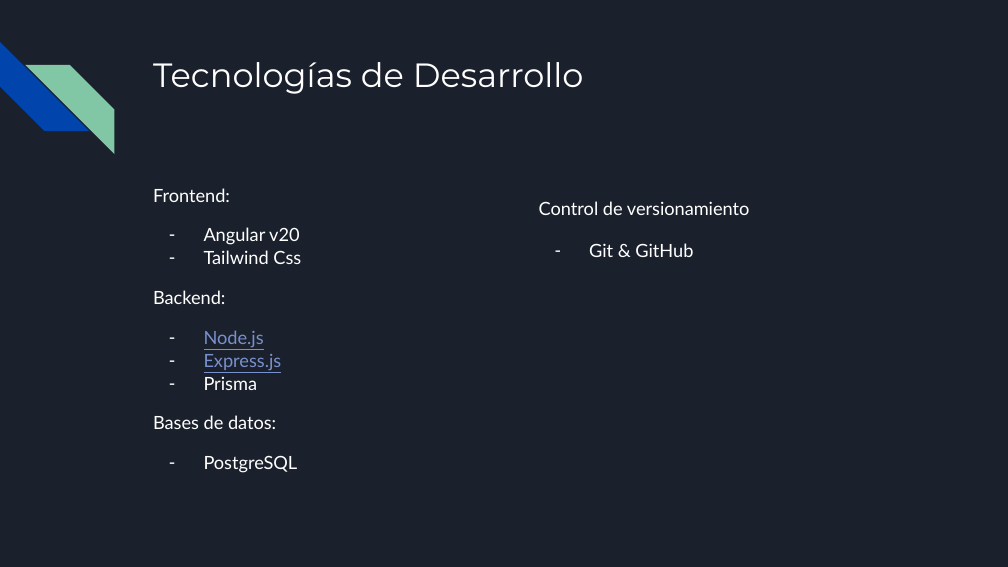
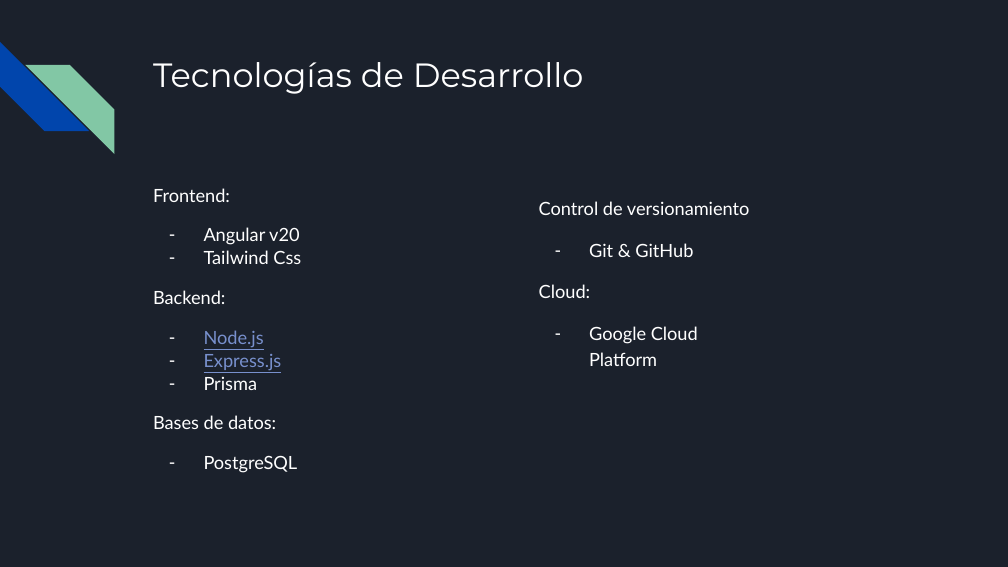
Before and after one commit to Carlos-Pardo-B/GRUPO_1_-Henriquez_Saavedra_Madrid_Pardo, a slide deck: slide 12 of Fase 1/Evidencias Grupales/Presentación Proyecto.pptx (slide 9 before the commit). Drawn at 1008x567 pixels with LibreOffice and Linux fonts; fonts in the diff are those of the drawing. Boxes give left, top, right and bottom in pixels: in the first picture for what was removed or moved away, otherwise in the second. Text is boxed around its words. In the diff, an @@ line names an element or a change of style, - is before the commit and + after.

```diff
--- a/Fase 1/Evidencias Grupales/Presentación Proyecto.pptx
+++ b/Fase 1/Evidencias Grupales/Presentación Proyecto.pptx
@@ text at box(539, 284, 698, 366): paragraphs added @@
+Cloud:
+– Google Cloud Platform
```
Also in this commit, not shown: 4 other slides changed, 3 slides added, 1 slide removed, 1 other file.
